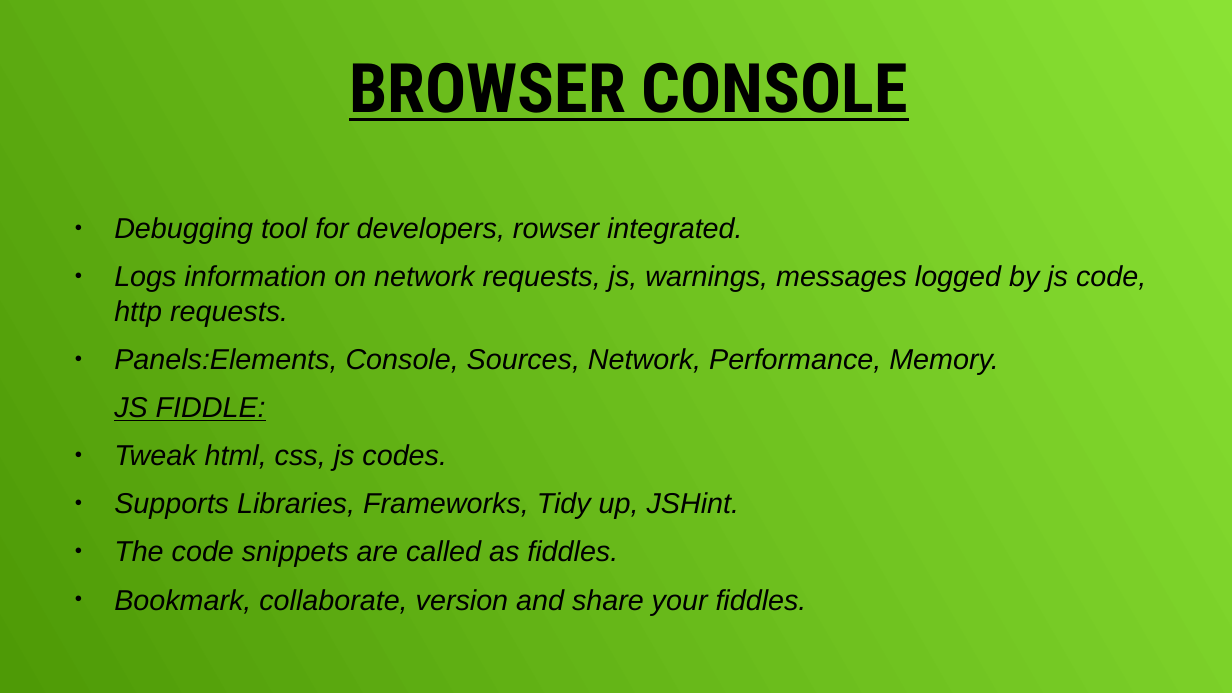
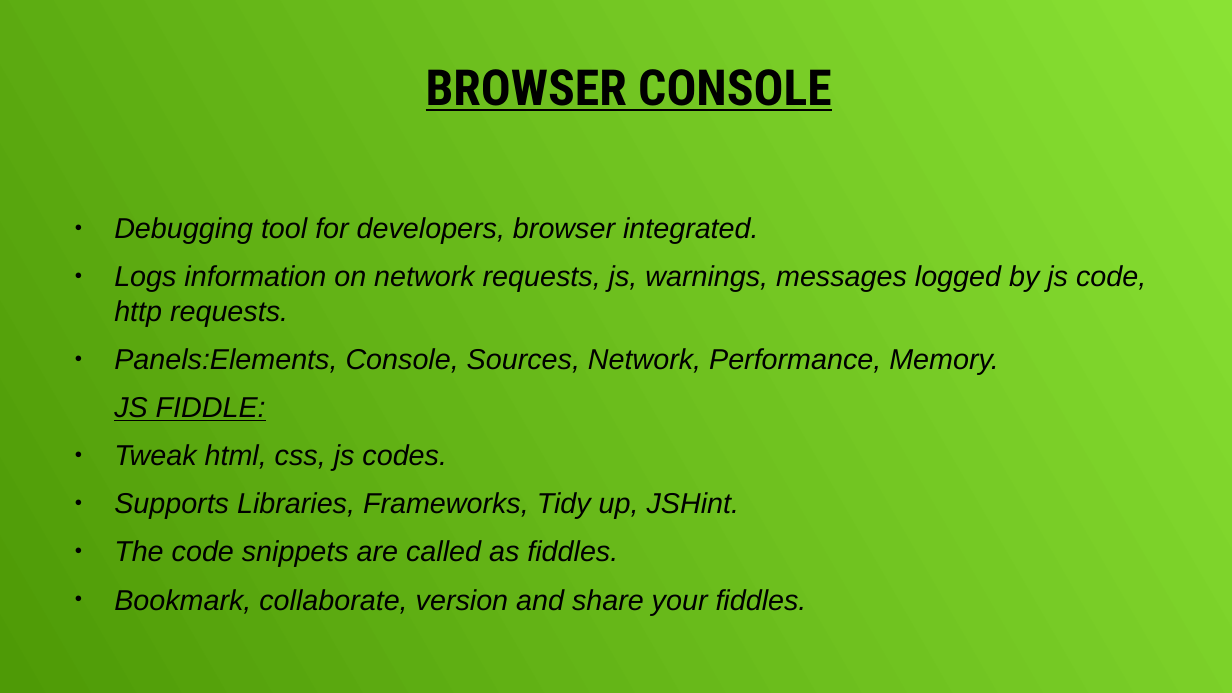
Before and after one commit to Nilena/Website, a slide deck: slide 4 of presentation 1.odp. Drawn at 1232x693 pixels with LibreOffice and Linux fonts; fonts in the diff are those of the drawing. Boxes give left, top, right and bottom in pixels: in the first picture for what was removed or moved away, otherwise in the second. Text is boxed around its words. In the diff, an @@ line names an element or a change of style, - is before the commit and + after.

```diff
--- a/presentation 1.odp
+++ b/presentation 1.odp
@@ title "BROWSER CONSOLE" at (x1=426, y1=69, x2=832, y2=111): size 44 to 32 pt @@
@@ text at (x1=114, y1=217, x2=759, y2=244): text changed @@
-● Debugging tool for developers, rowser integrated.
+● Debugging tool for developers, browser integrated.
```
Also in this commit, not shown: 4 other slides changed, 1 other file.
